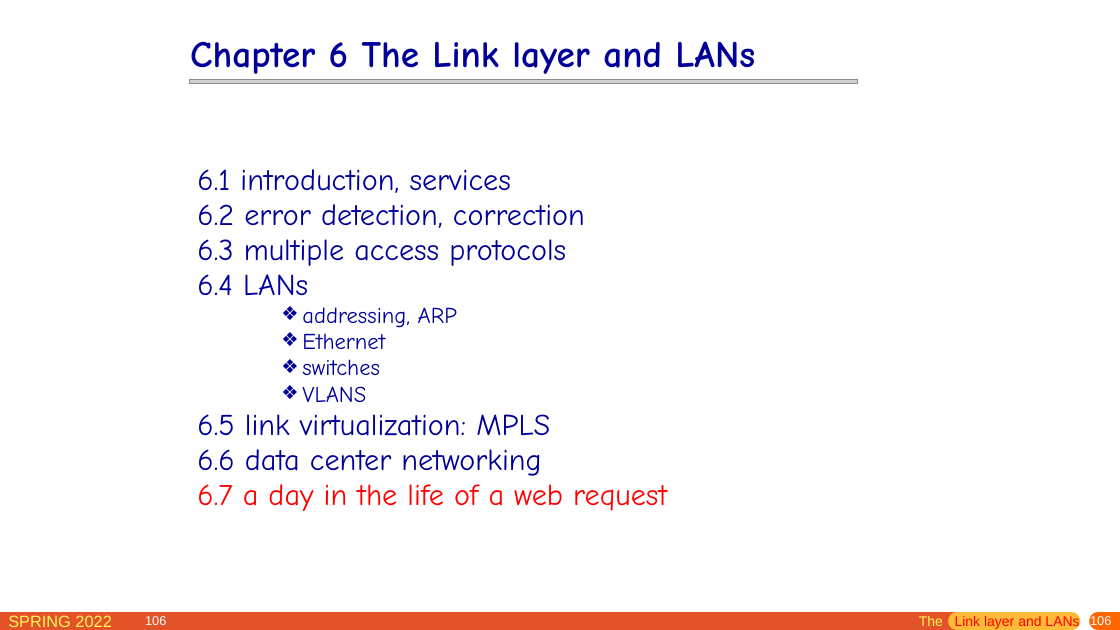
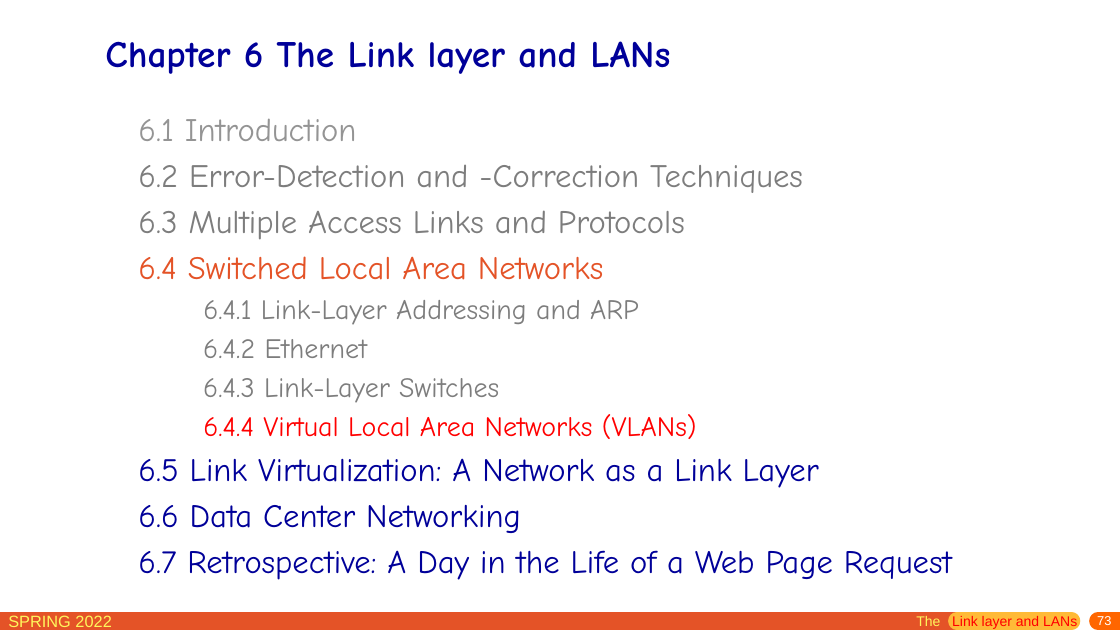
Before and after one commit to network-whu/slides, a slide deck: slide 73 of pptx/chapter6.pptx (slide 106 before the commit). Drawn at 1120x630 pixels with LibreOffice and Linux fonts; fonts in the diff are those of the drawing; grey boxes stand for pictures. Boxes give left, top, right and bottom in pixels: in the first picture for what was removed or moved away, otherwise in the second. Text is boxed around its words. In the diff, an @@ line names an element or a change of style, - is before the commit and + after.

```diff
--- a/pptx/chapter6.pptx
+++ b/pptx/chapter6.pptx
@@ text "Chapter 6 The Link layer ...": place and size @@
-text "Chapter 6 The Link layer ..." at bbox=[190, 41, 755, 74]
+text "Chapter 6 The Link layer ..." at bbox=[105, 41, 670, 74]
@@ picture removed at bbox=[189, 79, 858, 83] @@
@@ text at bbox=[138, 119, 952, 580]: text changed; size 25.9 to 28 pt; text colour #000099 to #7D7D7D @@
-6.1 introduction, services
-6.2 error detection, correction
-6.3 multiple access protocols
-6.4 LANs
-    ❖ addressing, ARP
-    ❖ Ethernet
-    ❖ switches
-    ❖ VLANS
-6.5 link virtualization: MPLS
-6.6 data center networking
-6.7 a day in the life of a web request
+6.1 Introduction
+6.2 Error-Detection and -Correction Techniques
+6.3 Multiple Access Links and Protocols
+6.4 Switched Local Area Networks
+  6.4.1 Link-Layer Addressing and ARP
+  6.4.2 Ethernet
+  6.4.3 Link-Layer Switches
+  6.4.4 Virtual Local Area Networks (VLANs)
+6.5 Link Virtualization: A Network as a Link Layer
+6.6 Data Center Networking
+6.7 Retrospective: A Day in the Life of a Web Page Request
@@ page number removed at bbox=[145, 616, 166, 625] @@
-106
@@ page number at bbox=[1097, 616, 1111, 625]: text changed @@
-106
+73
```
Also in this commit, not shown: 116 other slides changed, 28 slides added, 1 other file.
